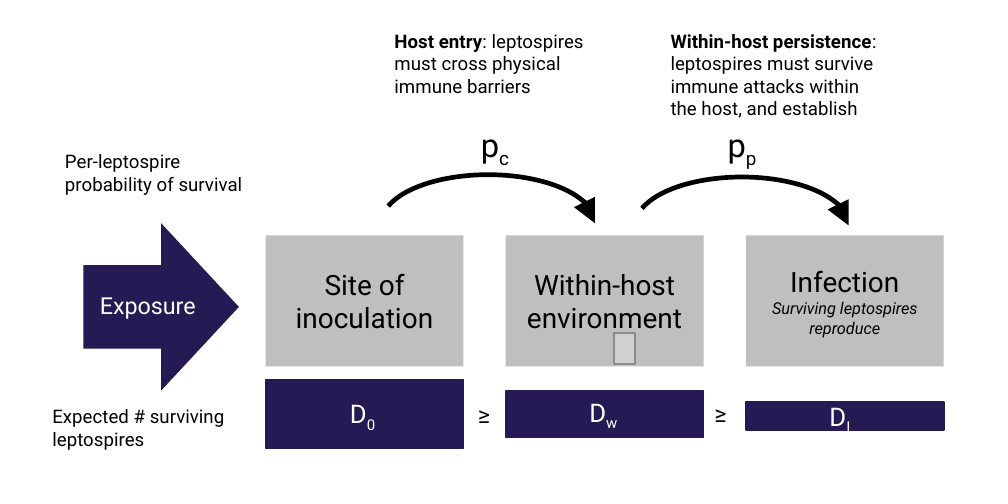
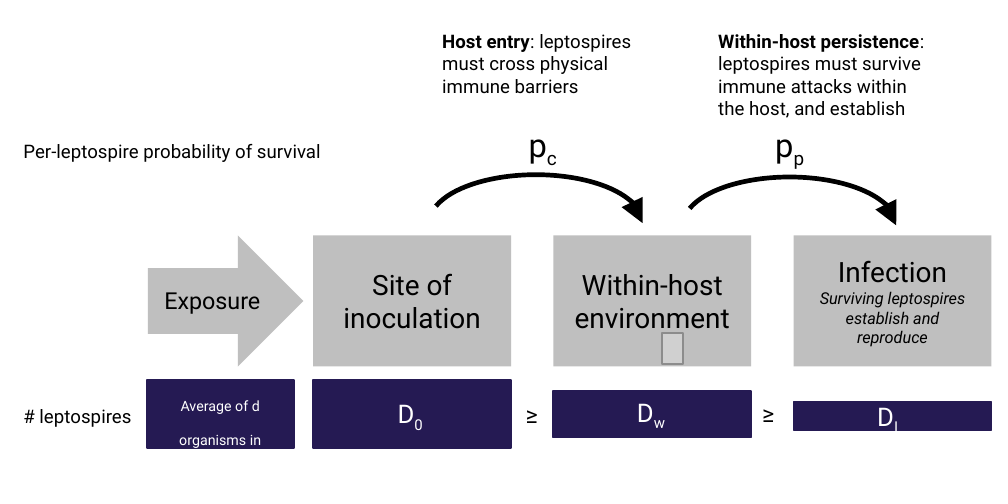
Before and after one commit to kgostic/Leptospira_dose_response, a slide deck: slide 1 of manuscript_figures/Fig1.pptx. Drawn at 1008x504 pixels with LibreOffice and Linux fonts; fonts in the diff are those of the drawing; grey boxes stand for pictures. Boxes give left, top, right and bottom in pixels: in the first picture for what was removed or moved away, otherwise in the second. Text is boxed around its words. In the diff, an @@ line names an element or a change of style, - is before the commit and + after.

```diff
--- a/manuscript_figures/Fig1.pptx
+++ b/manuscript_figures/Fig1.pptx
@@ text "Per-leptospire probability of survival" rewrapped from bbox=[65, 154, 243, 195] to bbox=[23, 144, 321, 162] @@
@@ right arrow: place and size @@
-right arrow at bbox=[84, 223, 240, 391]
+right arrow at bbox=[148, 235, 304, 366]
@@ right arrow at bbox=[148, 235, 304, 366]: fill #251A53 to #BFBFBF @@
@@ text "Exposure": place and size @@
-text "Exposure" at bbox=[100, 297, 196, 319]
+text "Exposure" at bbox=[164, 292, 260, 314]
@@ text "Exposure" at bbox=[164, 292, 260, 314]: text colour #FFFFFF to #000000 @@
@@ text in rectangle at bbox=[820, 291, 966, 347]: text changed @@
-Surviving leptospires reproduce
+Surviving leptospires establish and reproduce
@@ picture removed at bbox=[615, 333, 635, 363] @@
@@ picture added at bbox=[662, 333, 682, 363] @@
@@ rectangle added at bbox=[146, 380, 294, 449], fill #251A53, outline #251A53 0.75 pt @@
@@ text at bbox=[39, 409, 131, 427]: text changed @@
-Expected # surviving leptospires
+# leptospires
@@ text added at bbox=[179, 400, 261, 448], 10.5 pt, text #FFFFFF @@
+Average of d organisms in inoculum
@@ 6 rectangles, 4 texts, 2 arc (boxed as its full ellipse)s: place and size @@
-6 rectangles, 4 texts, 2 arc (boxed as its full ellipse)s at bbox=[265, 34, 944, 449]
+6 rectangles, 4 texts, 2 arc (boxed as its full ellipse)s at bbox=[312, 34, 991, 449]
@@ 5 texts: place and size @@
-5 texts at bbox=[333, 34, 877, 438]
+5 texts at bbox=[381, 34, 925, 438]
```
Also in this commit, not shown: 10 other files.
